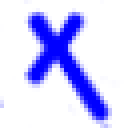
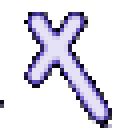
Layers edited between the first and the second 128 x 128 image:
removed layer "logo.png" over [0, 0, 116, 128]
painted on "Layer" over [0, 0, 116, 128]
